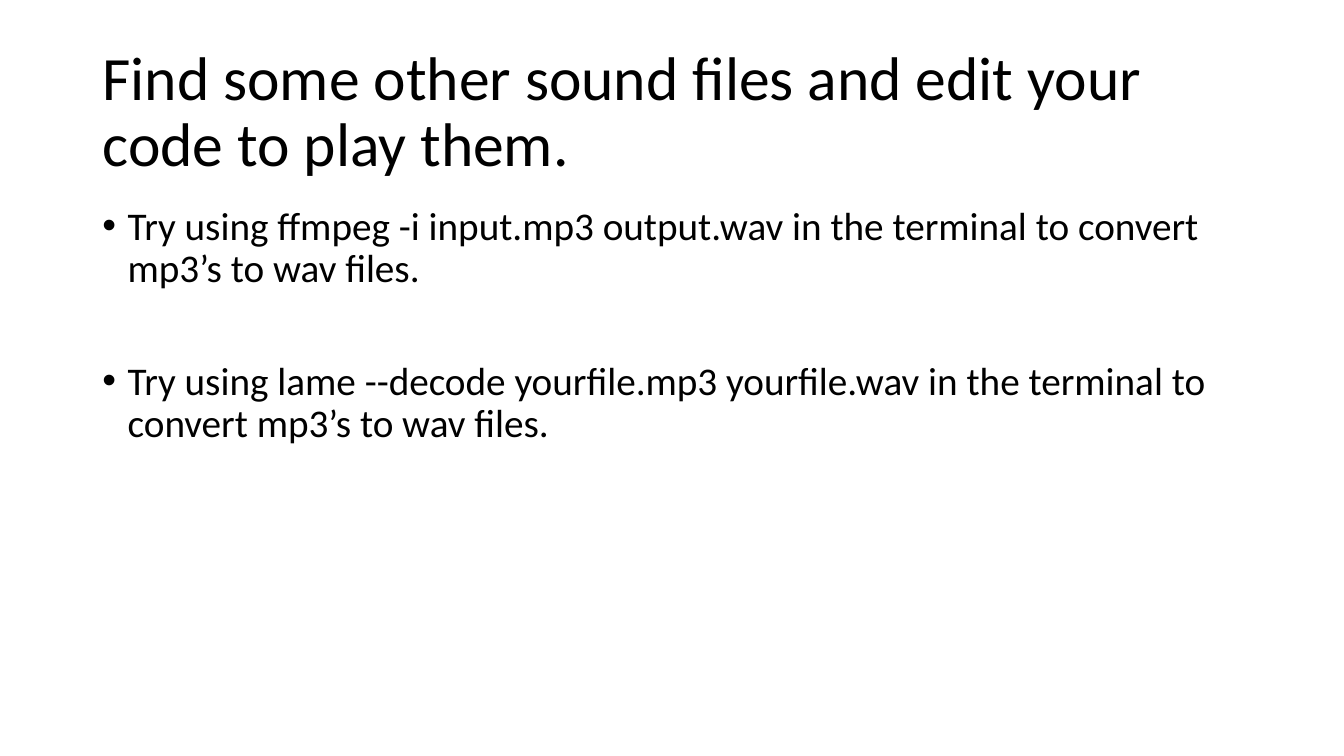
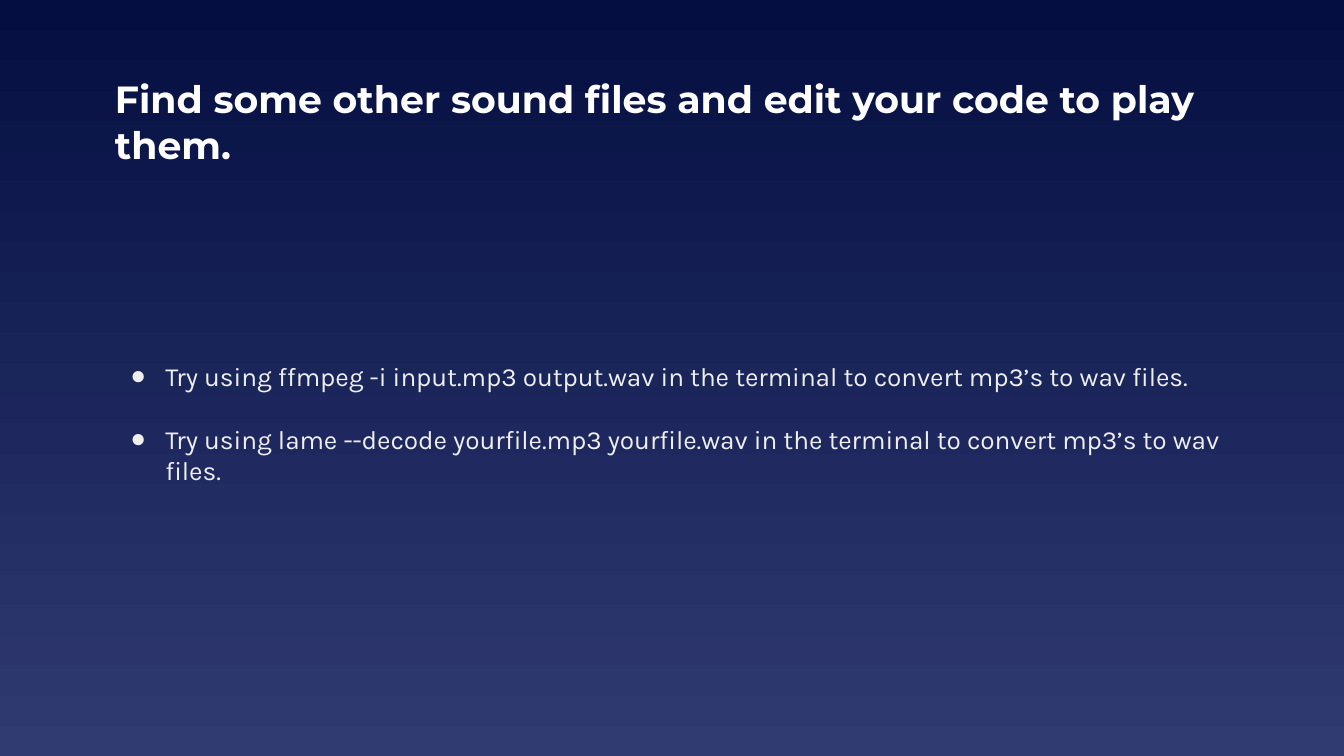
Before and after one commit to EELabMan/Raspberry-Pi-Sound-Board, a slide deck: slide 9 of Raspberry Pi Sound Board.pptx (slide 8 before the commit). Drawn at 1344x756 pixels with LibreOffice and Linux fonts; fonts in the diff are those of the drawing. Boxes give left, top, right and bottom in pixels: in the first picture for what was removed or moved away, otherwise in the second. Text is boxed around its words. In the diff, an @@ line names an element or a change of style, - is before the commit and + after.

```diff
--- a/Raspberry Pi Sound Board.pptx
+++ b/Raspberry Pi Sound Board.pptx
@@ background #FFFFFF to gradient #040E41 to #303B72 @@
@@ title "Find some other sound files ...": place and size @@
-title "Find some other sound files ..." at <box>102,57,1141,176</box>
+title "Find some other sound files ..." at <box>115,83,1194,160</box>
@@ title "Find some other sound files ..." at <box>115,83,1194,160</box>: size 44 to 27 pt, font Calibri to Montserrat, text colour #000000 to #FFFFFF, bold on; line spacing 0.9 to 1 @@
@@ text "Try using ffmpeg -i input.mp3 ...": place and size @@
-text "Try using ffmpeg -i input.mp3 ..." at <box>128,212,1205,444</box>
+text "Try using ffmpeg -i input.mp3 ..." at <box>165,368,1219,481</box>
@@ text "Try using ffmpeg -i input.mp3 ..." at <box>165,368,1219,481</box>: size 28 to 18.7 pt, font Calibri to Karla, text colour #000000 to #EFEFEF; bullet • to ●; line spacing 0.9 to 1; less space between paragraphs; vertical alignment top to middle @@
```
Also in this commit, not shown: 7 other slides changed, 3 slides added, 1 slide removed, 1 other file.
